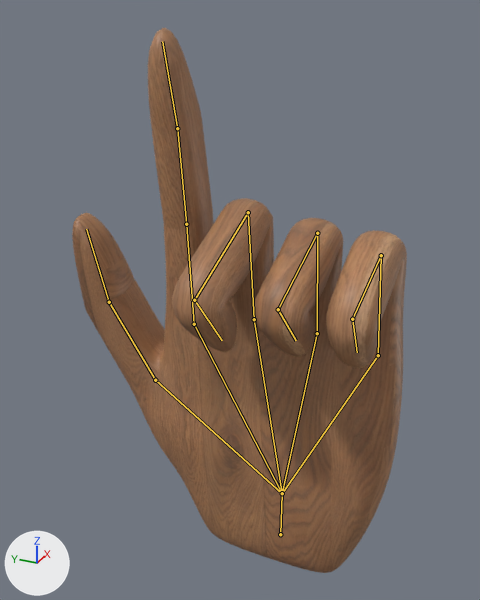
Before and after pictures for a commit that changed the Blender file HandModel_next.blend.
Before and after are seen from a 50 mm camera at (-4.26, -1.8, 2.03) aimed at (-0.1, 0.08, -0.06). The axes (+X, +Y, +Z) are drawn at lower left. The lights are the same throughout. The picture after the commit comes second. Both versions are drawn at frame 24 of the action 'Grab'; the numbers are the values there. The bones that bend it are drawn over the model as lines.
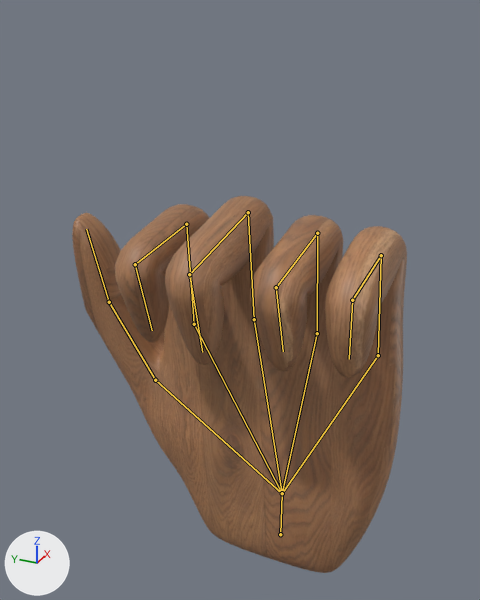
Changed parts and their boxes [x1, y1, x2, y2] in the pictures (480 x 600 px):
'Cube', posed (31% shorter): before [72, 28, 407, 573]; after [72, 196, 407, 573]
bone 'Bone.016', root to tip: before (186, 224) to (177, 128); after (186, 224) to (135, 264)
bone 'Bone.013', root to tip: before (248, 212) to (194, 300); after (248, 212) to (189, 274)
bone 'Bone.010', root to tip: before (317, 233) to (278, 309); after (317, 233) to (276, 287)
bone 'Bone.007', root to tip: before (381, 255) to (352, 319); after (381, 255) to (352, 300)

The edits, one by one:
Bone 'Bone.016' (bone_bone_016) moves from (0.0, 0.0, 0.0) to (0.055, 0.049, 0.0).
Bone 'Bone.016' (bone_bone_016) turns from (0, 0, 0) to (-1, 0, 90) degrees about its own x, y and z.
Bone 'Bone.013' (bone_bone_013) moves from (-0.086, -0.117, -0.001) to (-0.113, -0.107, -0.001).
Bone 'Bone.013' (bone_bone_013) turns from (-1, 0, 103) to (0, 0, 90) degrees about its own x, y and z.
Bone 'Bone.010' (bone_bone_010) moves from (-0.023, 0.028, 0.0) to (-0.036, 0.013, 0.0).
Bone 'Bone.010' (bone_bone_010) turns from (-1, 0, 103) to (0, 0, 90) degrees about its own x, y and z.
Bone 'Bone.007' (bone_bone_007) moves from (0.103, 0.095, 0.003) to (0.087, 0.054, 0.002).
Bone 'Bone.007' (bone_bone_007) turns from (-2, -1, 103) to (-2, -1, 90) degrees about its own x, y and z.
